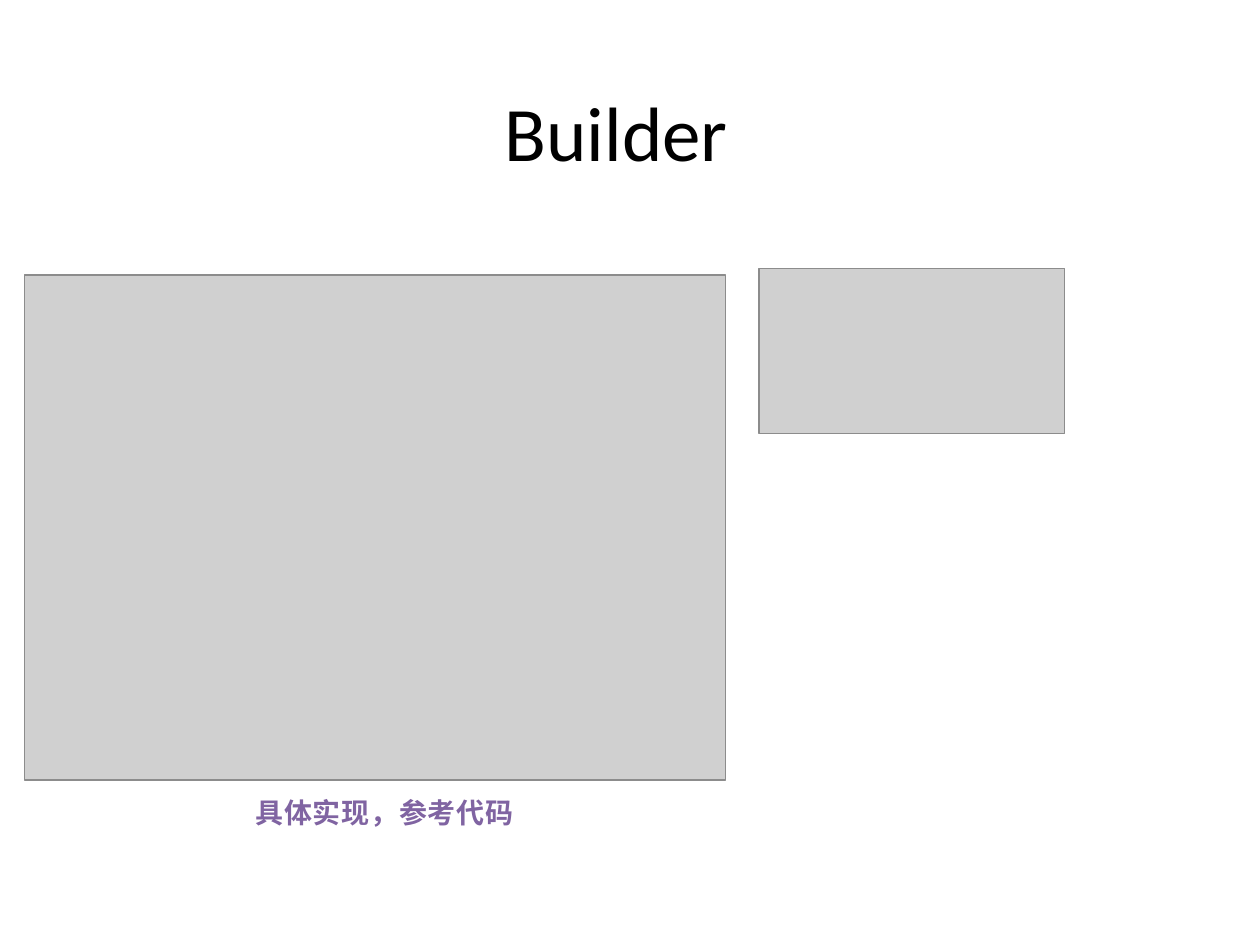
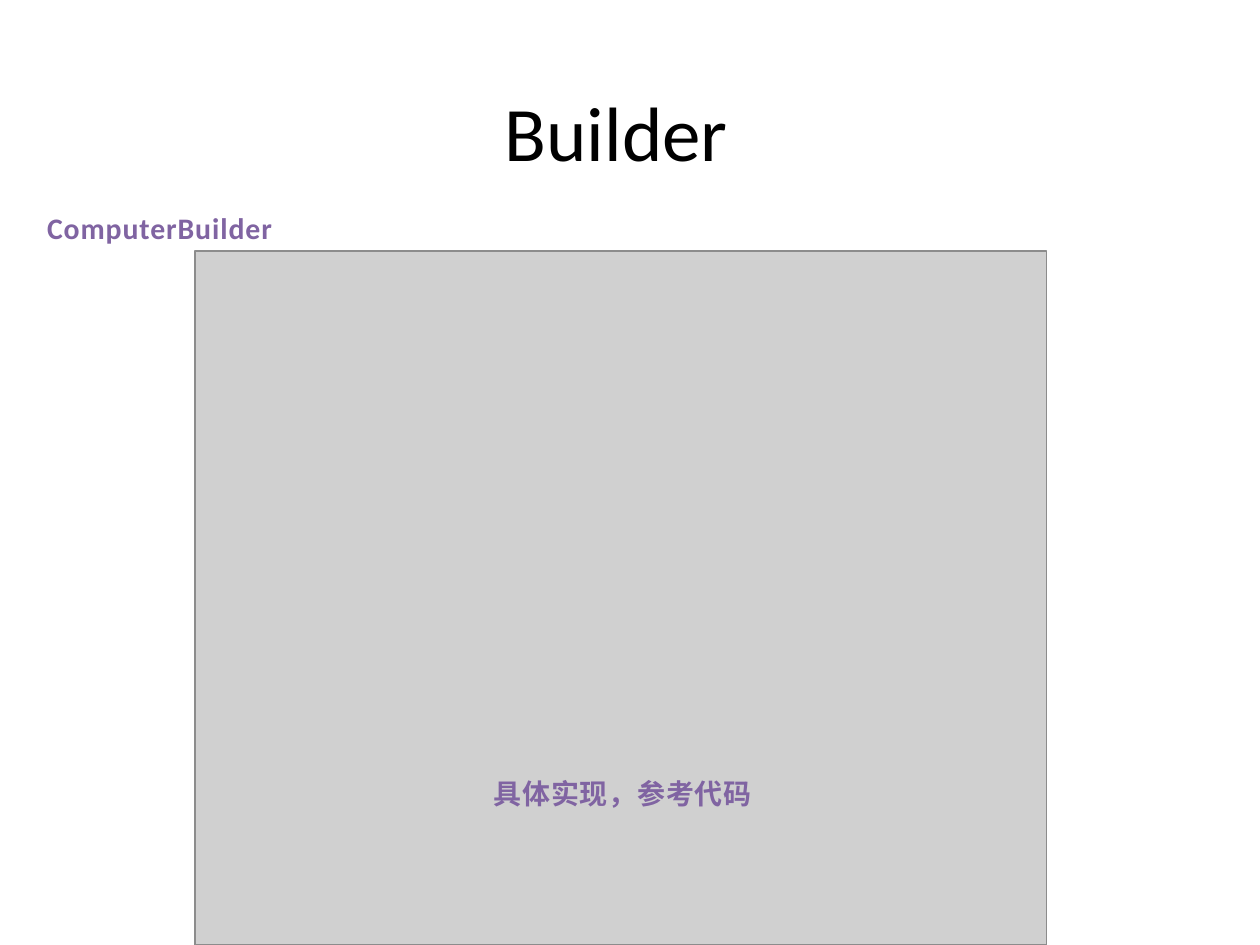
Before and after one commit to PlumpMath/DesignPattern-956, a slide deck: slide 11 of _Doc/DesignPattern.P2.Creational(Bulder).pptx. Drawn at 1260x945 pixels with LibreOffice and Linux fonts; fonts in the diff are those of the drawing; grey boxes stand for pictures. Boxes give left, top, right and bottom in pixels: in the first picture for what was removed or moved away, otherwise in the second. Text is boxed around its words. In the diff, an @@ line names an element or a change of style, - is before the commit and + after.

Commit message:
Updated Builder code and PPT.

```diff
--- a/_Doc/DesignPattern.P2.Creational(Bulder).pptx
+++ b/_Doc/DesignPattern.P2.Creational(Bulder).pptx
@@ text added at box(47, 218, 272, 244), 17 pt, text #8064A2, bold @@
+ComputerBuilder
@@ picture added at box(195, 251, 1047, 945) @@
@@ picture removed at box(759, 268, 1065, 433) @@
@@ picture removed at box(25, 275, 726, 780) @@
@@ text "具体实现，参考代码": place and size @@
-text "具体实现，参考代码" at box(255, 799, 513, 827)
+text "具体实现，参考代码" at box(494, 780, 752, 808)
```
Also in this commit, not shown: 6 other slides changed, 8 slides added, 5 slides removed, 30 other files.
